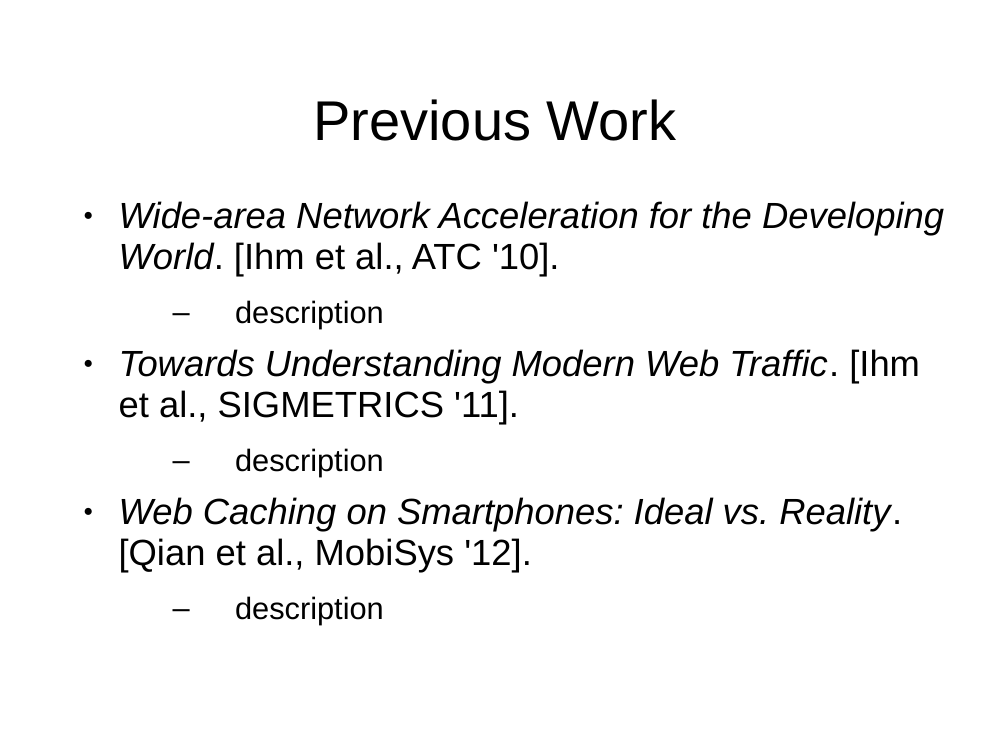
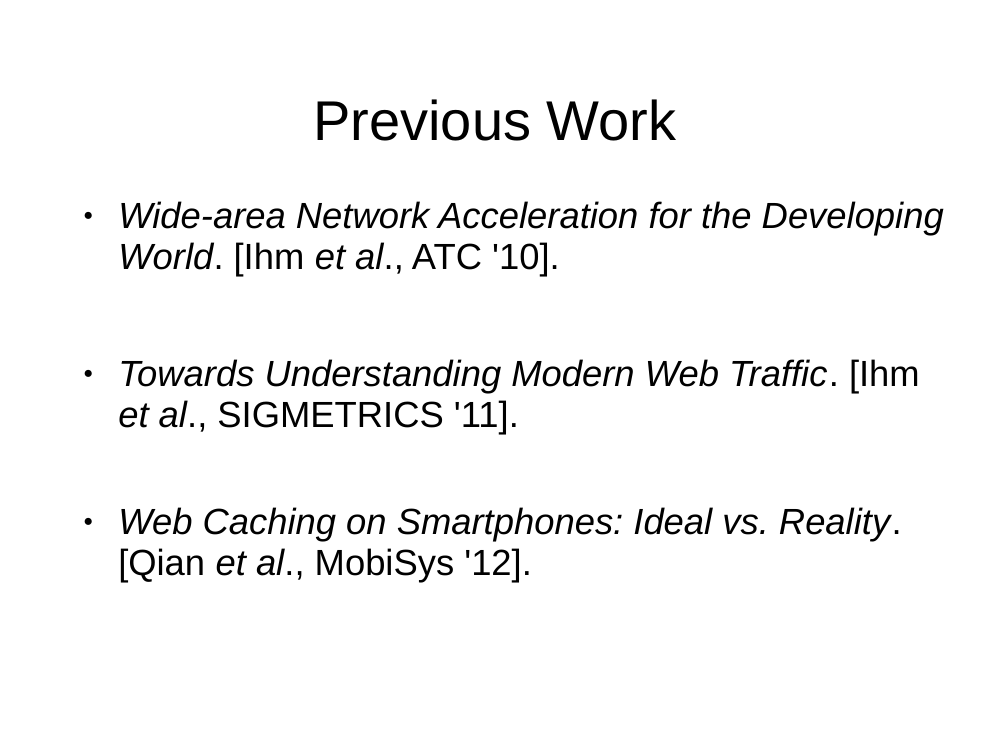
Before and after one commit to masomel/big-data-project, a slide deck: slide 3 of paper/Presentation_May17.ppt. Drawn at 1008x756 pixels with LibreOffice and Linux fonts; fonts in the diff are those of the drawing; background and template pictures are left out. Boxes give left, top, right and bottom in pixels: in the first picture for what was removed or moved away, otherwise in the second. Text is boxed around its words. In the diff, an @@ line names an element or a change of style, - is before the commit and + after.

Commit message:
CHanges to the Introduction, Previous Work and the presentations.\

```diff
--- a/paper/Presentation_May17.ppt
+++ b/paper/Presentation_May17.ppt
@@ text at (118,201,944,582): paragraph removed @@
-  – description
@@ text "Wide-area Network Acceleration for the ..." at (118,201,944,582): italic on in "et al.,", "et al.,", "et al.," @@
@@ text at (235,448,384,476): paragraph removed @@
-  – description
@@ text at (235,596,384,624): paragraph removed @@
-  – description
```
Also in this commit, not shown: 6 other files.
